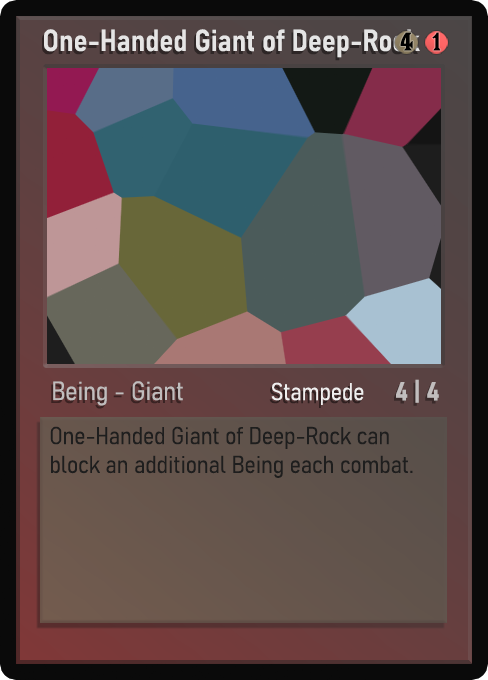
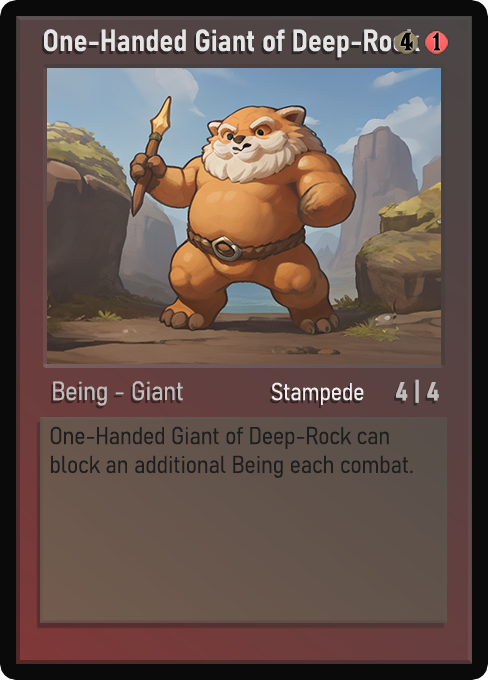
Layers edited between the first and the second 488px x 680px image:
painted on "Name" over bbox(47, 29, 396, 52)
painted on "Class" over bbox(53, 381, 182, 405)
painted on "Ability" over bbox(272, 382, 363, 401)
painted on "Desc_norm" over bbox(52, 427, 407, 478)
painted on "Artwork" over bbox(47, 68, 441, 364)
